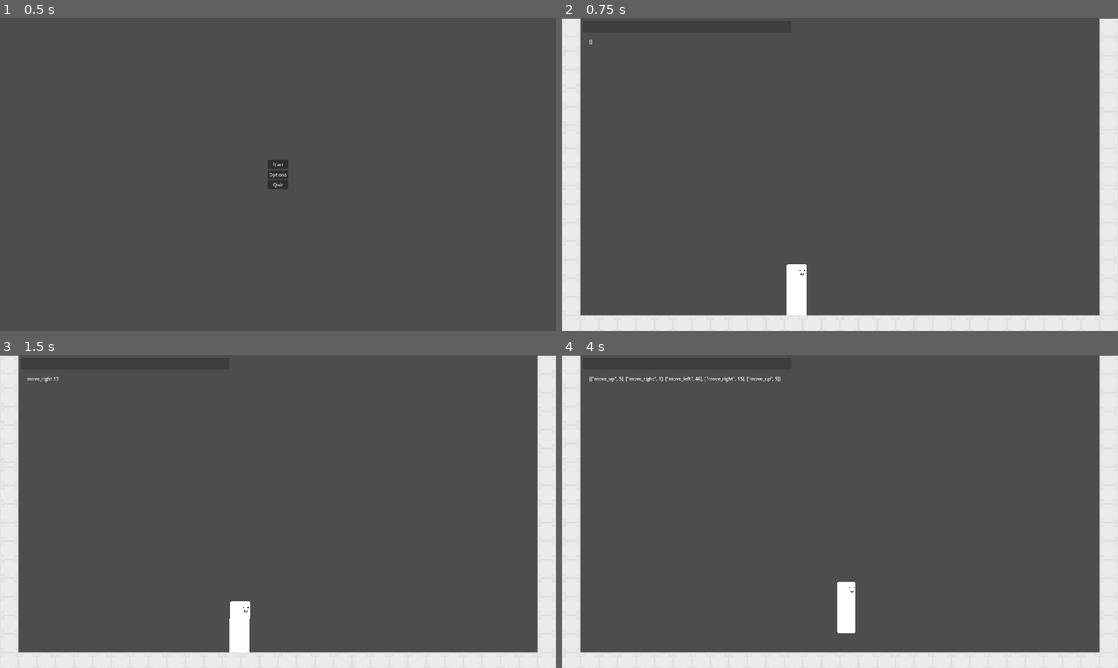
Above: before the commit, frames 1-4 (two rows, left to right).
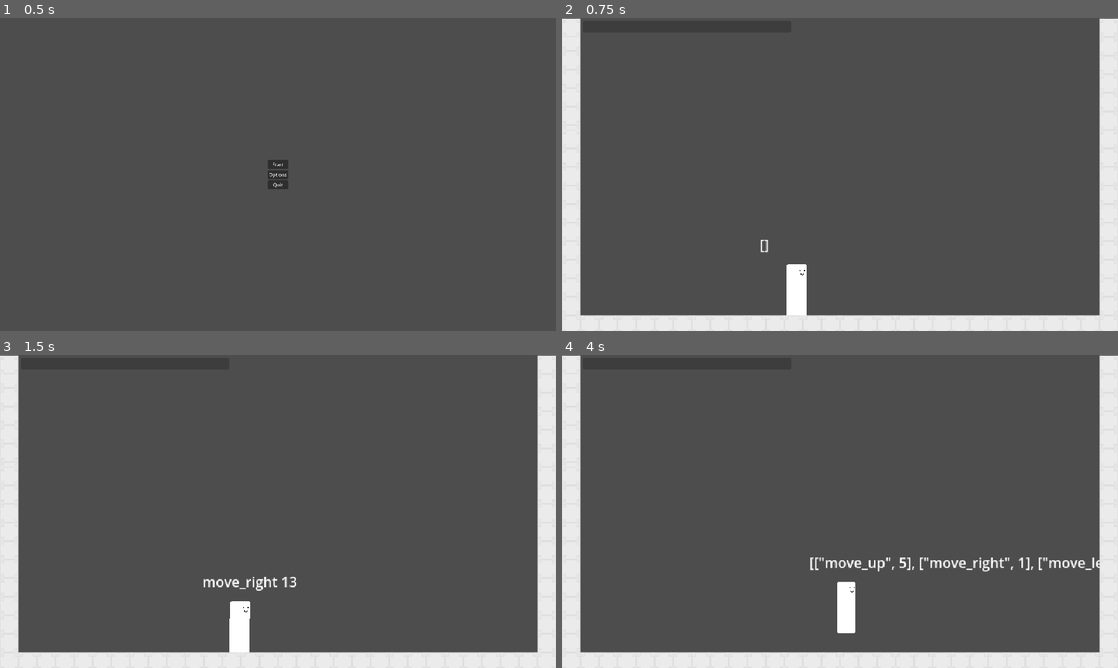
Above: after the commit, the same moments.

Repository: Mysteria0/To-Be-Name-Fighting-Game
Game: Godot game, scene res://menu.tscn
Same seed, same stepped clock (60 frames per second), same inputs: the game is played once before the commit and once after it.
Inputs:
- Up to frame 1 (0.5 s): no input
- Up to frame 2 (0.75 s): click "Start" at 0.5 s
- Up to frame 3 (1.5 s): tap Enter at 1.25 s; hold D (move_right) from 1.28 s (still down); tap U (action_a) at 1.35 s
- Up to frame 4 (4 s): tap W (move_up) at 1.52, 2.27, 3.77 s; tap I (action_b) at 2.1 s; release D (move_right) at 2.78 s; hold A (move_left) 2.78-3.53 s; tap J (action_c) at 2.85 s; hold D (move_right) from 3.53 s (still down); tap K (action_d) at 3.6 s

Frame 1 is identical in both runs. In frame 2, less than 0.1% of the frame differs, in the area x 4-38%, y 6-75%; in frame 3, 0.3%; in frame 4, 0.9%, in the area x 4-97%, y 6-70%.

Commit message:
Miscellanous changes, unfinished work in general

Diff:
--- a/Input Reader.tscn
+++ b/Input Reader.tscn
@@ -19,3 +19,5 @@
 offset_right = 131.0
 offset_bottom = 23.0
 text = "test test test"
+
+[node name="Motion_Inputs" type="Node" parent="." unique_id=972599203]
--- a/Player.tscn
+++ b/Player.tscn
@@ -27,6 +27,7 @@
 [ext_resource type="Script" uid="uid://b814hhp5atx10" path="res://Scripts/State Machine/Tsurugi States/tsurugi_landing.gd" id="21_0pi4m"]
 [ext_resource type="Script" uid="uid://6mknd76gtx3l" path="res://Scripts/State Machine/Tsurugi States/tsurugi_crouching.gd" id="26_3vjad"]
 [ext_resource type="PackedScene" uid="uid://ddm5kuncpnusr" path="res://Input Reader.tscn" id="27_yt0h1"]
+[ext_resource type="Script" uid="uid://c344dhuvt3awv" path="res://Scripts/State Machine/Movement.gd" id="28_vd78s"]
 
 [sub_resource type="RectangleShape2D" id="RectangleShape2D_itxgx"]
 size = Vector2(23, 54)
@@ -121,6 +122,7 @@
 [node name="Player" type="CharacterBody2D" unique_id=560191563]
 script = ExtResource("1_kpjcp")
 Max_health = 1000
+Characterinputs = Array[StringName]([&"1"])
 
 [node name="state_machine" type="Node" parent="." unique_id=1273564144 node_paths=PackedStringArray("starting_state")]
 script = ExtResource("16_jatw7")
@@ -178,8 +180,13 @@
 animation = &"Idle"
 
 [node name="InputReader" parent="." unique_id=1356831098 instance=ExtResource("27_yt0h1")]
-visible = false
 position = Vector2(-43, -61)
+SpecialsList = Array[Array]([["move_down", "move_left"]])
+
+[node name="MovementCode" type="Node" parent="." unique_id=423301028]
+unique_name_in_owner = true
+script = ExtResource("28_vd78s")
+metadata/_custom_type_script = "uid://c344dhuvt3awv"
 
 [connection signal="animation_finished" from="Sprites" to="state_machine/Tsurugi Jump" method="_on_sprites_animation_finished"]
 [connection signal="animation_finished" from="Sprites" to="state_machine/Tsurugi Landing" method="_on_sprites_animation_finished"]
--- a/Scripts/Input Reader/input_reader.gd
+++ b/Scripts/Input Reader/input_reader.gd
@@ -2,8 +2,8 @@
 
 
 @export_category("Specials And Normals")
-@export var NormalsList : Array
-@export var SpecialsList : Array
+@export var NormalsList : Array[Array]
+@export var SpecialsList : Array[Array]
 
 
 var validMotionInputs = ["move_left","move_right","move_down","move_up","move_leftdown"]
@@ -21,7 +21,7 @@
 
 var parent
 
-func _init() -> void:
+func _ready() -> void:
 	for i in SpecialsList:
 		specials.append(i)
 	for i in NormalsList:
@@ -54,8 +54,6 @@
 	holdtime = clamp(holdtime,1,999)
 
 func handle_AttackInputs() -> void:
-	if Input.is_action_just_pressed(currentAttackInput):
-		Check_Motioninputs(currentMotionInput,currentAttackInput)
 	if Input.is_action_just_released(currentAttackInput):
 		currentAttackInput = "Nothing"
 
@@ -66,22 +64,6 @@
 			memorybuffer = 0
 		else:
 			memorybuffer += 1
-
-func Check_Motioninputs(MotionInput : String, AttackInput : String) -> void:
-	# First check if specials is empty or not, this is done first to avoid any funny business
-	if !specials.is_empty():
-		# Then we go through the specials array to see if the last n indexes in RecentMotionInputs matches with anything
-		for i in specials:
-			if i == ["move_down","move_left"]:
-				if RecentMotionInputs[-1][0] == "move_left":
-					if RecentMotionInputs[-2][0] == "move_down":
-						if RecentMotionInputs[-1][1] <= 15:
-							break
-			if i == ["move_down","move_right"]:
-				break
-			if i == ["move_right","move_down","move_right"]:
-				break
-
 
 func _input(event: InputEvent) -> void:
 	if event and !event.is_action(currentMotionInput,true):
--- /dev/null
+++ b/Scripts/State Machine/Movement.gd
@@ -0,0 +1 @@
+class_name MovementCode extends Node
--- a/Scripts/Universal Code/Player.gd
+++ b/Scripts/Universal Code/Player.gd
@@ -1,9 +1,13 @@
 class_name Player
 extends CharacterBody2D
+
+
+@onready var movement_code: MovementCode = %MovementCode
 
 @onready var animations = $Sprites
 
 @onready var state_machine = $state_machine
+
 @export_group('Character Variables')
 @export var Max_health : int
 
--- a/main.tscn
+++ b/main.tscn
@@ -28,4 +28,5 @@
 [node name="Levels" parent="." unique_id=1548540644 instance=ExtResource("3_h2yge")]
 
 [node name="InputReader" parent="." unique_id=1356831098 instance=ExtResource("4_1bvp3")]
+visible = false
 position = Vector2(94, 70)
Not shown, added: Scripts/State Machine/Movement.gd.uid
